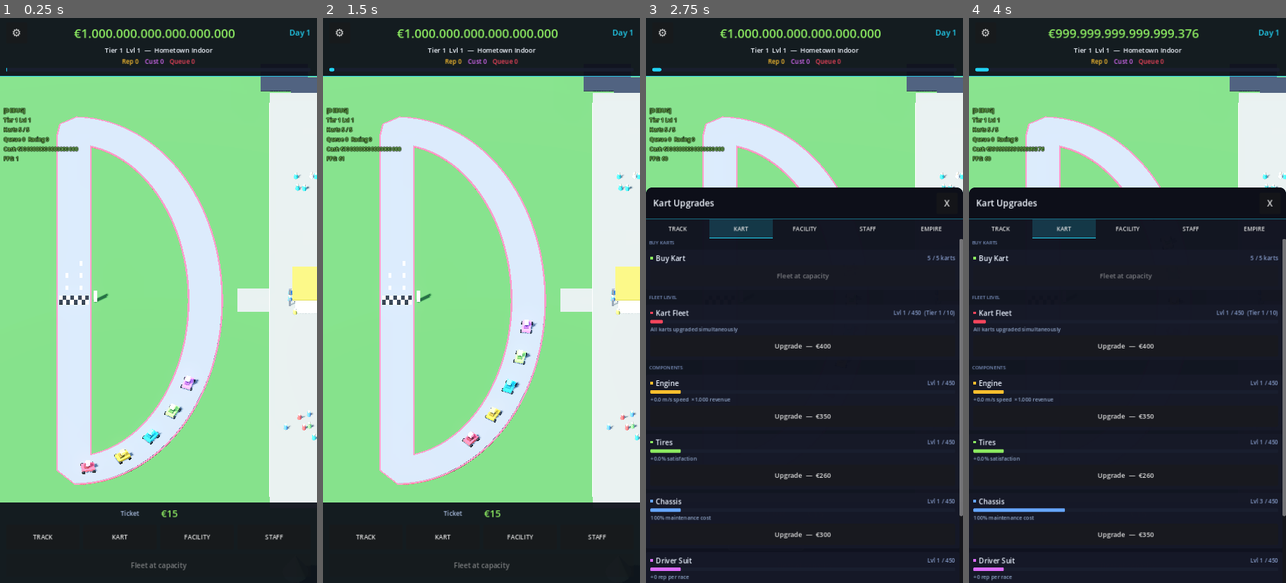
Above: before the commit, frames 1-4 (left to right).
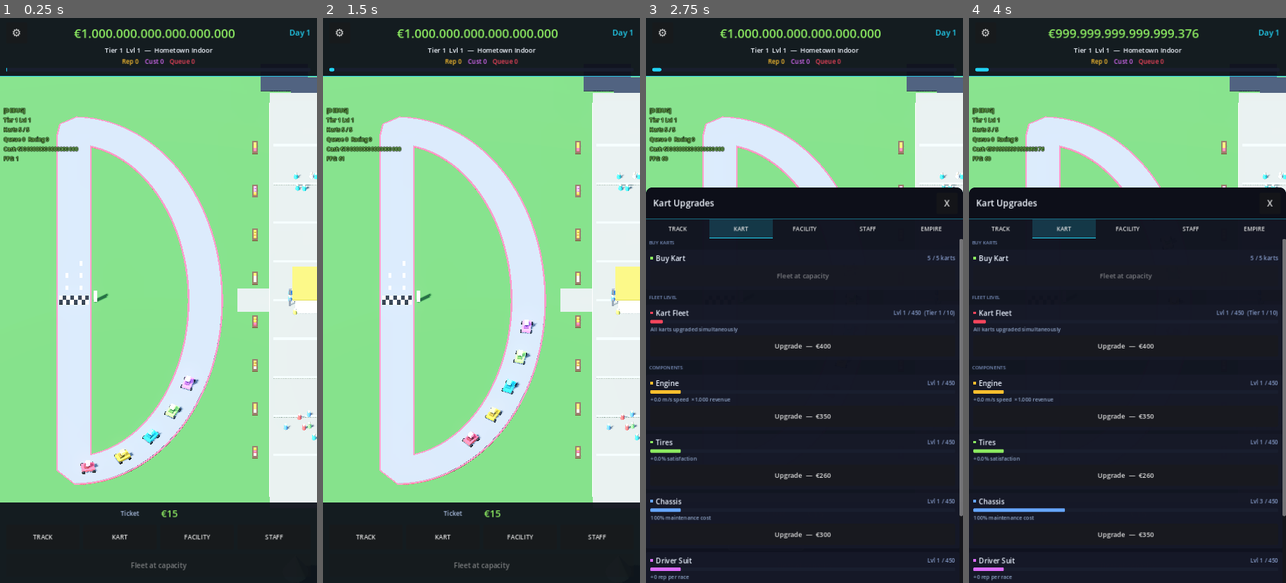
Above: after the commit, the same moments.

Repository: huubvreeker-create/Tycoon
Game: Godot game, scene res://scenes/main.tscn
The game is run twice, just before and just after one commit, with the same random seed, the same clock (stepped at 60 frames per second) and the same inputs.
Inputs:
- Up to frame 1 (0.25 s): no input
- Up to frame 2 (1.5 s): click "⚙" at 0.5 s; click "TRACK" at 1.25 s
- Up to frame 3 (2.75 s): click "KART" at 2 s
- Up to frame 4 (4 s): click "FACILITY" at 2.75 s; click "STAFF" at 3.5 s

The runs differ from the first frame. In frame 1, 0.4% of the frame differs, in the area x 79-100%, y 21-78%; in frame 2, 0.4%; in frame 3, less than 0.1%; in frame 4, less than 0.1%.

Commit message:
Phase 8 polish — walking customers, building details, decorative props
Reference shots (Idle Restaurant Tycoon, Game Dev Tycoon, etc.) all
share a few signatures we were missing: lots of small characters
moving through the venue, distinctive building silhouettes (peaked
roofs, striped awnings, signs), and decorative props on every bit
of empty pavement. This pass adds all three.

LIVE CUSTOMER FIGURES
- New _customer_holder Node3D updated on every queue_changed /
  customer_count_changed signal. Spawns up to 60 capsule+sphere
  people scattered across plaza, grandstand walkway, cafeteria
  branch, merch branch and lounge stub (weighted random zones), so
  the venue physically fills up as customers stream in instead of
  just being a number on the HUD.

BUILDING SILHOUETTES
- Cafeteria: peaked roof slab + two white ridge stripes — reads as
  a real café from above.
- Merch shop: flat-cap roof + striped festival awning (alternating
  green / white slabs) over the entrance.
- Lounge VIP tower: antenna mast on the terrace, glowing beacon at
  the mast tip and a big illuminated "VIP" strip wrapping the top
  floor — proper hospitality silhouette.

DECORATIVE PROPS (DecorationHolder)
- Plaza front edge gets 9 painted cross-stripes for concrete texture.
- 8 flower beds along the plaza-grandstand seam — a soil base box
  with three flower-coloured clusters per bed (red / yellow / purple
  / white / orange palette).
- A bunting-flag line strung between two south-edge pylons, 14
  small triangular flags in the festival-flag palette.

GARAGE TEAM IDENTITIES
- Each pit bay's door + roof tag is now a different team colour
  (red / blue / green / yellow / purple / orange / cyan / white
  / pink / indigo) — 10 distinct colour slots, matching real F1
  paddocks. Garage body colour switched to a neutral dark grey so
  the team doors pop.

https://claude.ai/code/session_01Sbv8ExRy1Fimm5caf9TfDv

Diff:
--- a/scripts/facility_visuals.gd
+++ b/scripts/facility_visuals.gd
@@ -25,12 +25,27 @@
 	Color(0.86, 0.42, 0.98),
 	Color(1.00, 0.55, 0.20),
 ]
+# Per-garage team colours so each pit bay has its own identity, like
+# a real F1 paddock with 10+ teams sharing one pit lane.
+const _GARAGE_TEAM_COLORS: Array[Color] = [
+	Color(0.96, 0.27, 0.36),  # red
+	Color(0.13, 0.45, 0.96),  # blue
+	Color(0.20, 0.85, 0.55),  # green
+	Color(0.99, 0.75, 0.18),  # yellow
+	Color(0.86, 0.42, 0.98),  # purple
+	Color(1.00, 0.55, 0.20),  # orange
+	Color(0.13, 0.83, 0.96),  # cyan
+	Color(0.95, 0.95, 0.95),  # white
+	Color(0.95, 0.30, 0.65),  # pink
+	Color(0.50, 0.30, 0.95),  # indigo
+]
 
 @export var track_path: NodePath
 
 var _track: Track
 var _root_holders := {}  # facility name → Node3D holder
 var _decoration_holder: Node3D
+var _customer_holder: Node3D
 
 
 func _ready() -> void:
@@ -46,11 +61,19 @@
 	_decoration_holder = Node3D.new()
 	_decoration_holder.name = "DecorationHolder"
 	add_child(_decoration_holder)
+	# Live customer figures — refreshed on queue_changed so the venue
+	# looks busier as more customers arrive. Separate holder so we
+	# don't rebuild the static decorations every queue tick.
+	_customer_holder = Node3D.new()
+	_customer_holder.name = "CustomerHolder"
+	add_child(_customer_holder)
 	EventBus.facility_upgraded.connect(_on_facility_upgraded)
 	# Track size only changes on tier rollover (per-level upgrades buy
 	# stats, not new geometry), so we only need to rebuild facility
 	# layout on track_tier_changed.
 	EventBus.track_tier_changed.connect(_on_tier_changed.unbind(2))
+	EventBus.queue_changed.connect(_on_queue_changed.unbind(1))
+	EventBus.customer_count_changed.connect(_on_queue_changed.unbind(1))
 	# Defer first build so the track has constructed its path/footprint.
 	call_deferred("_rebuild_all")
 
@@ -59,6 +82,7 @@
 	for facility: String in Facilities.facility_names():
 		_rebuild_one(facility)
 	_rebuild_decorations()
+	_rebuild_customers()
 
 
 func _rebuild_decorations() -> void:
@@ -69,6 +93,24 @@
 	_build_walkways(_decoration_holder)
 	_build_ticket_booth(_decoration_holder)
 	_build_trees(_decoration_holder)
+	_build_decorative_props(_decoration_holder)
+
+
+func _rebuild_customers() -> void:
+	if _track == null or _customer_holder == null:
+		return
+	for child in _customer_holder.get_children():
+		child.queue_free()
+	# Total figures = active queue + racing customers. Cap so a huge
+	# queue doesn't drown the camera in capsule people.
+	var live_count: int = _track.queue.size() + _track.racing.size()
+	var figure_count: int = clampi(live_count, 0, 60)
+	if figure_count > 0:
+		_build_walking_customers(_customer_holder, figure_count)
+
+
+func _on_queue_changed() -> void:
+	_rebuild_customers()
 
 
 func _on_facility_upgraded(facility: String, _level: int) -> void:
@@ -216,6 +258,17 @@
 
 	# Main building.
 	_make_box(parent, Vector3(w, h, d), building_pos, _CAFETERIA_COLOR.darkened(0.15))
+
+	# Peaked roof on top of the cafeteria — small triangle prism that
+	# reads as a real "café" silhouette from above.
+	_make_box(parent, Vector3(w * 1.04, 0.20, d * 1.04),
+		building_pos + Vector3(0, h * 0.5 + 0.10, 0),
+		_CAFETERIA_COLOR.darkened(0.45))
+	# Two stripe ridges along the roof for cartoon detail.
+	for ridge_z: float in [-d * 0.30, d * 0.30]:
+		_make_box(parent, Vector3(w * 1.06, 0.10, 0.18),
+			building_pos + Vector3(0, h * 0.5 + 0.25, ridge_z),
+			Color(0.95, 0.95, 0.95))
 
 	# Lit-up sign band on the side facing the track.
 	_make_label_strip(parent, _CAFETERIA_COLOR,
@@ -473,32 +526,41 @@
 		else:
 			bay_p = float(i) / float(bays - 1)
 		var bay_x: float = lerpf(garage_first_x, garage_last_x, bay_p)
-		# Garage body
+		# Each bay gets a different team colour for the door — looks
+		# like real F1 paddock with multiple teams sharing the pit lane.
+		var team_color: Color = _GARAGE_TEAM_COLORS[i % _GARAGE_TEAM_COLORS.size()]
+		# Garage body — neutral dark grey so the team doors pop against it.
 		var garage := MeshInstance3D.new()
 		var gbm := BoxMesh.new()
 		gbm.size = Vector3(bay_w * 0.92, bay_h, bay_d)
 		garage.mesh = gbm
 		var gmat := StandardMaterial3D.new()
-		gmat.albedo_color = _PIT_LANE_COLOR.darkened(0.30)
+		gmat.albedo_color = Color(0.22, 0.23, 0.28)
 		gmat.metallic = 0.3
 		gmat.roughness = 0.6
 		garage.material_override = gmat
 		garage.position = Vector3(bay_x, bay_h * 0.5, garage_z)
 		parent.add_child(garage)
-		# Bright door panel facing the pit lane (south face).
+		# Team-coloured door panel facing the pit lane (south face).
 		var door := MeshInstance3D.new()
 		var dbm2 := BoxMesh.new()
 		dbm2.size = Vector3(bay_w * 0.78, bay_h * 0.75, 0.06)
 		door.mesh = dbm2
 		var door_mat := StandardMaterial3D.new()
-		door_mat.albedo_color = _PIT_LANE_COLOR
+		door_mat.albedo_color = team_color
 		door_mat.emission_enabled = true
-		door_mat.emission = _PIT_LANE_COLOR
+		door_mat.emission = team_color
 		door_mat.emission_energy_multiplier = 0.6
 		door.material_override = door_mat
 		door.position = Vector3(bay_x, bay_h * 0.4,
 			garage_z - bay_d * 0.5 - 0.04)
 		parent.add_child(door)
+		# Roof tag block in the same team colour above the door.
+		_make_box(parent,
+			Vector3(bay_w * 0.7, 0.16, 0.18),
+			Vector3(bay_x, bay_h + 0.10,
+				garage_z - bay_d * 0.5 - 0.06),
+			team_color)
 
 	# Paddock — flat asphalt slab behind the garages where teams park
 	# their motorhomes. Spans the parallel section's X range. Constant
@@ -580,10 +642,21 @@
 	_make_box(parent, Vector3(0.05, rail_h, d * 0.85),
 		Vector3(pos.x - w * 0.42, ry, pos.z), _LOUNGE_COLOR.lightened(0.2))
 
-	# VIP beacon on top of the terrace.
+	# Antenna mast + emissive VIP beacon on top of the terrace —
+	# tower silhouette reads from anywhere on the venue.
+	var mast_h: float = 1.6 + float(level) * 0.02
+	_make_box(parent, Vector3(0.16, mast_h, 0.16),
+		Vector3(pos.x, ry + rail_h + mast_h * 0.5, pos.z),
+		Color(0.20, 0.20, 0.24))
+	# Beacon at the top of the mast.
 	_make_label_strip(parent, _LOUNGE_COLOR,
-		Vector3(pos.x, ry + rail_h, pos.z),
-		Vector3(0.5, 0.5, 0.5))
+		Vector3(pos.x, ry + rail_h + mast_h, pos.z),
+		Vector3(0.55, 0.55, 0.55))
+	# Big block "VIP" sign band wrapping the top floor — uses an
+	# emissive lounge-coloured strip so it glows day or night.
+	_make_label_strip(parent, _LOUNGE_COLOR.lightened(0.15),
+		Vector3(pos.x, pos.y + h * 0.5 - 0.6, pos.z + d * 0.5 + 0.06),
+		Vector3(w * 0.65, 0.45, 0.08))
 	_add_facility_click_area(parent, "lounge", pos,
 		Vector3(w * 1.1, h * 1.05, d * 1.1))
 
@@ -605,14 +678,26 @@
 	# => pos.x = track_outer + safety + awning_extent + w/2
 	var pos := Vector3(_track_outer_x(SAFETY) + awning_extent + w * 0.5, h * 0.5, 0.0)
 	_make_box(parent, Vector3(w, h, d), pos, _MERCH_COLOR.darkened(0.15))
+	# Flat roof slab with darker tone — gives the kiosk a clean
+	# silhouette and reads as a real building from above.
+	_make_box(parent, Vector3(w * 1.06, 0.12, d * 1.06),
+		pos + Vector3(0, h * 0.5 + 0.06, 0),
+		_MERCH_COLOR.darkened(0.5))
 	# Sign band on the side facing the track.
 	_make_label_strip(parent, _MERCH_COLOR,
 		pos + Vector3(-w * 0.5 - 0.05, h * 0.4, 0),
 		Vector3(0.06, 0.30, d * 0.8))
-	# Awning over the entrance (extends toward the track, -X).
-	_make_box(parent, Vector3(w * 0.4, 0.08, d * 1.15),
-		pos + Vector3(-w * 0.5 - w * 0.2, h * 0.55, 0),
-		_MERCH_COLOR)
+	# Striped awning over the entrance — alternating green / white
+	# slabs for the iconic festival-kiosk look.
+	var awning_pos: Vector3 = pos + Vector3(-w * 0.5 - w * 0.2, h * 0.55, 0)
+	var stripe_count: int = 5
+	for i in range(stripe_count):
+		var u: float = (float(i) + 0.5) / float(stripe_count)
+		var sz: float = lerpf(-d * 0.55, d * 0.55, u)
+		var c: Color = _MERCH_COLOR if (i % 2 == 0) else Color(0.95, 0.96, 0.97)
+		_make_box(parent, Vector3(w * 0.4, 0.08, d * 0.22),
+			awning_pos + Vector3(0, 0, sz),
+			c)
 	_add_facility_click_area(parent, "merch_shop",
 		pos + Vector3(-w * 0.2, 0, 0),
 		Vector3(w * 1.6, h * 1.4, d * 1.2))
@@ -1290,3 +1375,164 @@
 	# Offset so the flag flies to the side of the pole
 	flag.position = top_pos + Vector3(0.30, 0.10, 0)
 	parent.add_child(flag)
+
+
+# ---------------------------------------------------------------------------
+# Live customer figures — capsule + sphere people scattered across the
+# venue's walkable areas, count tracking the live queue + racing tally
+# so the place visibly fills up as the game runs.
+# ---------------------------------------------------------------------------
+func _build_walking_customers(parent: Node3D, count: int) -> void:
+	var rng := RandomNumberGenerator.new()
+	# Re-seed each rebuild so figures don't all freeze in the same
+	# spots when the queue grows tick-by-tick.
+	rng.seed = randi()
+	var hub: Vector3 = _hub_position()
+	var plaza_z: float = hub.z
+	var plaza_w: float = _track_outer_x(0.0) * 2.0 + 6.0
+	var plaza_d: float = 8.0
+	# A handful of waypoint zones — plaza interior, walkway to
+	# grandstand entrance, branch stubs to lounge / cafeteria / merch.
+	# Each figure picks one zone weighted by area.
+	var grandstand_z: float = -_track_outer_z(1.5)
+	var lounge_branch_z: float = -_track_outer_z(13.5)
+	for i in range(count):
+		var zone: int = rng.randi_range(0, 5)
+		var pos: Vector3
+		match zone:
+			0:  # plaza interior (most common — split across zones 0-2)
+				pos = Vector3(
+					rng.randf_range(-plaza_w * 0.4, plaza_w * 0.4),
+					0.0,
+					plaza_z + rng.randf_range(-plaza_d * 0.4, plaza_d * 0.4))
+			1:
+				pos = Vector3(
+					rng.randf_range(-plaza_w * 0.4, plaza_w * 0.4),
+					0.0,
+					plaza_z + rng.randf_range(-plaza_d * 0.4, plaza_d * 0.4))
+			2:  # grandstand walkway
+				var t: float = rng.randf()
+				pos = Vector3(
+					rng.randf_range(-1.4, 1.4),
+					0.0,
+					lerpf(plaza_z + plaza_d * 0.5, grandstand_z, t))
+			3:  # cafeteria branch
+				pos = Vector3(
+					rng.randf_range(-plaza_w * 0.45, -plaza_w * 0.30),
+					0.0,
+					plaza_z - plaza_d * 0.5 - rng.randf_range(0.0, 1.5))
+			4:  # merch branch
+				pos = Vector3(
+					rng.randf_range(plaza_w * 0.30, plaza_w * 0.45),
+					0.0,
+					plaza_z - plaza_d * 0.5 - rng.randf_range(0.0, 1.5))
+			_:  # lounge stub
+				pos = Vector3(
+					rng.randf_range(-1.2, 1.2),
+					0.0,
+					lerpf(plaza_z - plaza_d * 0.5, lounge_branch_z,
+						rng.randf_range(0.2, 0.9)))
+		_make_walking_figure(parent, pos, rng)
+
+
+func _make_walking_figure(parent: Node3D, base_pos: Vector3, rng: RandomNumberGenerator) -> void:
+	var shirt: Color = _SPECTATOR_SHIRTS[rng.randi() % _SPECTATOR_SHIRTS.size()]
+	# Body — capsule
+	var body := MeshInstance3D.new()
+	var bm := CylinderMesh.new()
+	bm.top_radius = 0.16
+	bm.bottom_radius = 0.20
+	bm.height = 0.60
+	body.mesh = bm
+	var bmat := StandardMaterial3D.new()
+	bmat.albedo_color = shirt
+	bmat.roughness = 0.9
+	body.material_override = bmat
+	body.position = base_pos + Vector3(0, 0.30, 0)
+	parent.add_child(body)
+	# Head
+	var head := MeshInstance3D.new()
+	var hm := SphereMesh.new()
+	hm.radius = 0.13
+	hm.height = 0.26
+	head.mesh = hm
+	var hmat := StandardMaterial3D.new()
+	hmat.albedo_color = _SPECTATOR_SKIN
+	hmat.roughness = 0.85
+	head.material_override = hmat
+	head.position = base_pos + Vector3(0, 0.74, 0)
+	parent.add_child(head)
+
+
+# ---------------------------------------------------------------------------
+# Decorative props — flower beds along the plaza, banners between
+# lighting poles, walkway stripes. All small bright touches that
+# bring the venue to life without changing any gameplay mechanics.
+# ---------------------------------------------------------------------------
+const _FLOWER_COLORS: Array[Color] = [
+	Color(0.96, 0.27, 0.36),
+	Color(0.99, 0.75, 0.18),
+	Color(0.86, 0.42, 0.98),
+	Color(0.95, 0.95, 0.95),
+	Color(1.00, 0.55, 0.20),
+]
+
+
+func _build_decorative_props(parent: Node3D) -> void:
+	var hub: Vector3 = _hub_position()
+	var plaza_z: float = hub.z
+	var plaza_w: float = _track_outer_x(0.0) * 2.0 + 6.0
+	var plaza_d: float = 8.0
+
+	# Painted cross-stripes along the plaza front edge — gives the
+	# concrete some texture so it doesn't look like a flat slab.
+	var stripe_count: int = 9
+	for i in range(stripe_count):
+		var u: float = (float(i) + 0.5) / float(stripe_count)
+		var sx: float = lerpf(-plaza_w * 0.42, plaza_w * 0.42, u)
+		_make_box(parent,
+			Vector3(0.30, 0.04, plaza_d * 0.92),
+			Vector3(sx, 0.085, plaza_z),
+			_WALKWAY_COLOR.lightened(0.18))
+
+	# Flower beds along the plaza front edge (between plaza and
+	# grandstand walkway). Six small beds with mixed colours.
+	var rng := RandomNumberGenerator.new()
+	rng.seed = 13371
+	var bed_count: int = 8
+	for i in range(bed_count):
+		var u: float = (float(i) + 0.5) / float(bed_count)
+		var bx: float = lerpf(-plaza_w * 0.42, plaza_w * 0.42, u)
+		var bz: float = plaza_z + plaza_d * 0.5 + 1.6
+		# Skip beds that would sit on the grandstand walkway centre.
+		if absf(bx) < 2.5:
+			continue
+		# Soil base
+		_make_box(parent, Vector3(1.6, 0.12, 0.55),
+			Vector3(bx, 0.08, bz),
+			Color(0.32, 0.22, 0.15))
+		# Flower clusters
+		for f in range(3):
+			var fx: float = bx + lerpf(-0.55, 0.55, (float(f) + 0.5) / 3.0)
+			var c: Color = _FLOWER_COLORS[rng.randi() % _FLOWER_COLORS.size()]
+			_make_box(parent, Vector3(0.32, 0.18, 0.32),
+				Vector3(fx, 0.20, bz),
+				c)
+
+	# Banner / bunting strung between two pylons at the south edge of
+	# the plaza — angled triangle flags read as "festival" from above.
+	var pylon_xs: Array[float] = [-plaza_w * 0.45, plaza_w * 0.45]
+	for px: float in pylon_xs:
+		_make_box(parent, Vector3(0.12, 3.4, 0.12),
+			Vector3(px, 1.7, plaza_z - plaza_d * 0.5 - 0.4),
+			Color(0.30, 0.30, 0.34))
+	# Bunting flags — a row of small triangles between the two pylons.
+	var flag_count: int = 14
+	for i in range(flag_count):
+		var u: float = (float(i) + 0.5) / float(flag_count)
+		var fx: float = lerpf(-plaza_w * 0.45, plaza_w * 0.45, u)
+		var c: Color = _FLAG_COLORS[i % _FLAG_COLORS.size()]
+		var fy: float = 3.0 + sin(u * PI) * 0.15
+		_make_box(parent, Vector3(0.40, 0.30, 0.04),
+			Vector3(fx, fy, plaza_z - plaza_d * 0.5 - 0.4),
+			c)
